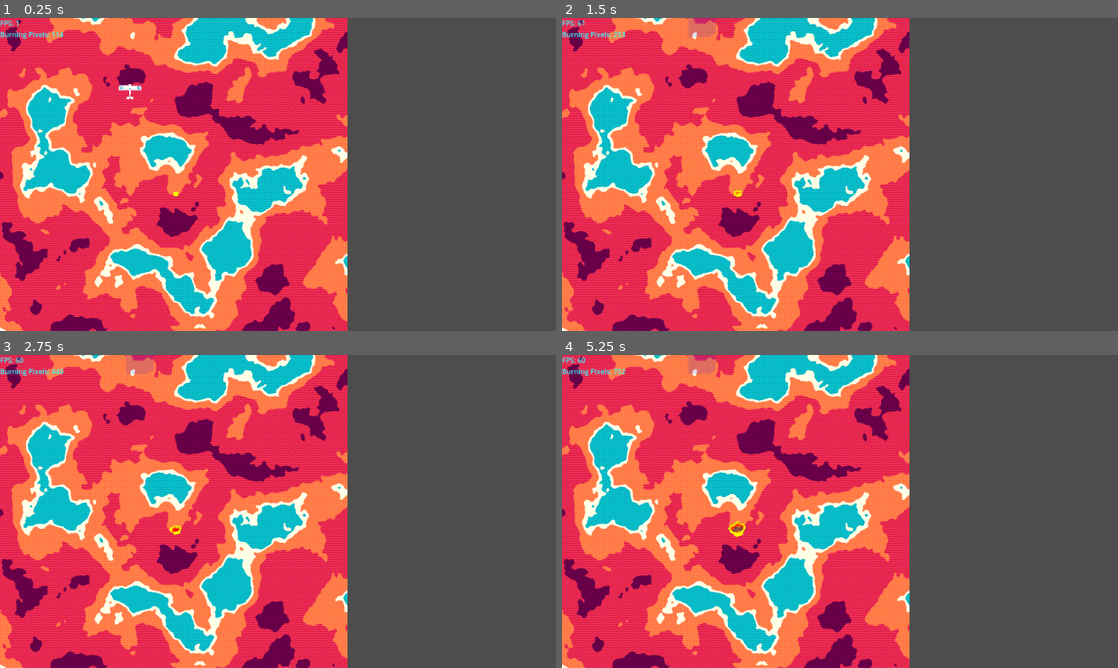
Above: before the commit, frames 1-4 (two rows, left to right).
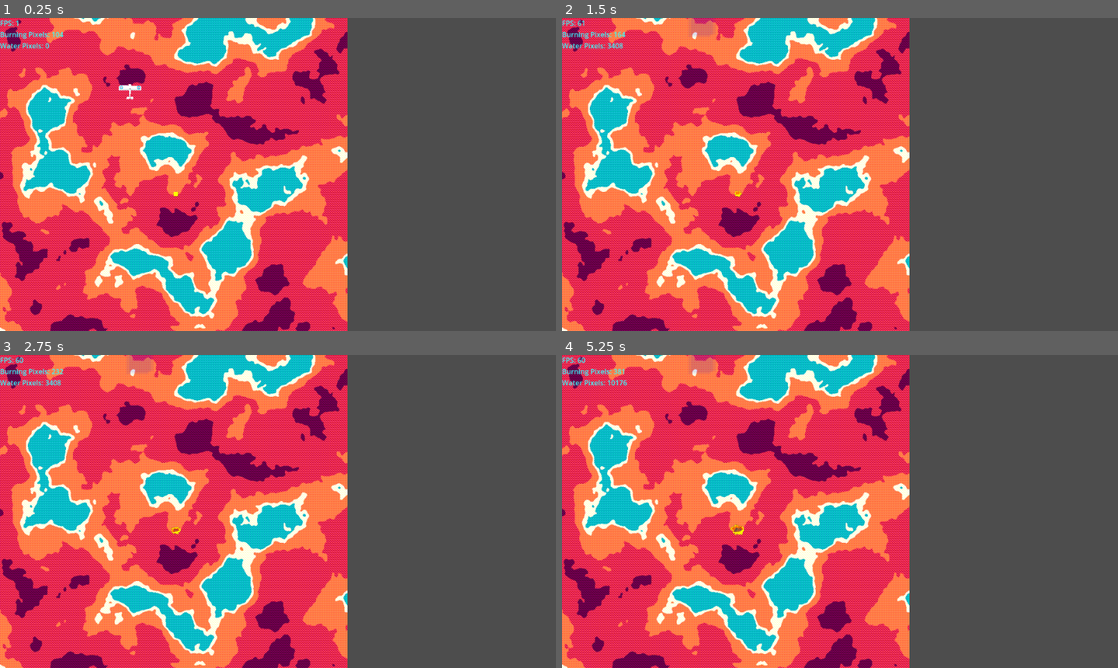
Above: after the commit, the same moments.

Repository: Levartar/2025-Brackeys-Game-Jam
Game: Godot game, scene res://scenes/game.tscn
Two runs of this game, one before a commit and one after it. Both use one fixed random seed, a clock stepped at 60 frames per second and the inputs below.
Inputs:
- Up to frame 1 (0.25 s): no input
- Up to frame 2 (1.5 s): hold D (right) 0.53-1.28 s; tap Space (deploy) at 0.6, 1.35 s; hold A (left) from 1.28 s (still down)
- Up to frame 3 (2.75 s): tap Enter at 2 s; release A (left) at 2.03 s; hold D (right) from 2.03 s (still down); tap Space (deploy) at 2.1 s
- Up to frame 4 (5.25 s): tap Space (deploy) every 0.75 s from 2.85 to 5.1 s; release D (right) at 3.53 s; hold A (left) from 3.53 s (still down)

The runs differ from the first frame. In frame 1, 0.1% of the frame differs, in the area x 0-33%, y 4-58%; in frame 2, 0.2%; in frame 3, 0.2%; in frame 4, 0.3%, in the area x 0-34%, y 4-59%.

Commit message:
broken water evap mechanic

Diff:
--- a/scripts/fire_starter.gd
+++ b/scripts/fire_starter.gd
@@ -18,11 +18,17 @@
 var fire_tex: ImageTexture
 var water_tex: ImageTexture
 
+
 # Burning pixel management
 var burning_pixels := {}           # Dictionary: pos -> true
 var burning_pixel_keys := []       # Array of Vector2i
 var chunk_index := 0
-const CHUNK_DIVISOR = 10
+const CHUNK_DIVISOR = 20
+
+# Water pixel management
+var water_pixels := {}             # Dictionary: pos -> true
+var water_pixel_keys := []         # Array of Vector2i
+var water_chunk_index := 0
 
 const ash_col = Color(0.2, 0.2, 0.2, 1)
 const alpha_col = Color(0, 0, 0, 0)
@@ -76,7 +82,18 @@
 func throw_water(rect: Rect2i):
 	for x in range(rect.position.x, rect.position.x + rect.size.x):
 		for y in range(rect.position.y, rect.position.y + rect.size.y):
-			water_img.set_pixel(x, y, Color(0, 0, 1, 1)) # wet
+			var pos = Vector2i(x, y)
+			var col = water_img.get_pixel(x, y)
+			# Increase blue and alpha as specified
+			col.b += 1.0
+			col.a += 0.5
+			# Clamp values
+			col.b = clamp(col.b, 0.0, 1.0)
+			col.a = clamp(col.a, 0.0, 1.0)
+			water_img.set_pixel(x, y, col)
+			if not water_pixels.has(pos):
+				water_pixels[pos] = true
+				water_pixel_keys.append(pos)
 	_update_water_texture()
 
 func _update_earth_texture():
@@ -100,7 +117,8 @@
 
 func _process(_delta):
 	var fps = Engine.get_frames_per_second()
-	label.text = "FPS: %d\nBurning Pixels: %d" % [fps, burning_pixels.size()]
+	label.text = "FPS: %d\nBurning Pixels: %d\nWater Pixels: %d" % [fps, burning_pixels.size(), water_pixels.size()]
+
 
 	var total = burning_pixel_keys.size()
 	if total == 0:
@@ -120,13 +138,12 @@
 			var earth_col = earth_img.get_pixel(bx, by)
 			var pixel_mat = get_material_from_color(earth_col)
 			# Remove if earth material is ash, sand, or river, or if water is present
-			if water_col.b > 0.5 \
-				or earth_col.r <=0.4\
+			if earth_col.r <=0.4\
 				or earth_col.b >=0.6:
 				to_remove.append(pos)
 				continue
-			fire_val.g -= (1.0 / pixel_mat["lifetime"])* (int(CHUNK_DIVISOR) / 60.0) #pixel_mat["lifetime"] Lifetime in triggers per second
-			if randf() <= pixel_mat["ignition_chance"]:
+			fire_val.g -= (1.0 / pixel_mat["lifetime"])* (int(CHUNK_DIVISOR) / 60.0) #Lifetime in triggers per second
+			if randf() <= pixel_mat["ignition_chance"]-(water_col.b*4/pixel_mat["lifetime"]):
 				ignite_random_neighbor(Vector2i(bx, by), to_ignite)
 			if fire_val.g <= 0.0:
 				to_remove.append(pos)
@@ -141,6 +158,33 @@
 	for pos in to_remove:
 		_extinguish_pixel(pos)
 	chunk_index = (chunk_index + 1) % CHUNK_DIVISOR
+
+	# Water evaporation: chunked like fire
+	#var total_water = water_pixel_keys.size()
+	#if total_water > 0:
+	#	var water_chunk_size = int(ceil(total_water / float(CHUNK_DIVISOR)))
+	#	var wstart = water_chunk_index * water_chunk_size
+	#	var wend = min(wstart + water_chunk_size, total_water)
+	#	var water_to_remove = []
+	#	var water_changed = false
+	#	for i in range(wstart, wend):
+	#		var pos = water_pixel_keys[i]
+	#		var col = water_img.get_pixel(pos.x, pos.y)
+	#		if col.b > 0.0 and col.a > 0.0:
+	#			col.a -= 0.03
+	#			water_img.set_pixel(pos.x, pos.y, col)
+	#			water_changed = true
+	#		else:
+	#			water_to_remove.append(pos)
+	#	for pos in water_to_remove:
+	#		water_pixels.erase(pos)
+	#		var idx = water_pixel_keys.find(pos)
+	#		if idx != -1:
+	#			water_pixel_keys.remove_at(idx)
+	#	if water_changed:
+	#		_update_water_texture()
+	#	water_chunk_index = (water_chunk_index + 1) % CHUNK_DIVISOR
+
 	_update_fire_texture()
 	_update_earth_texture()
 
